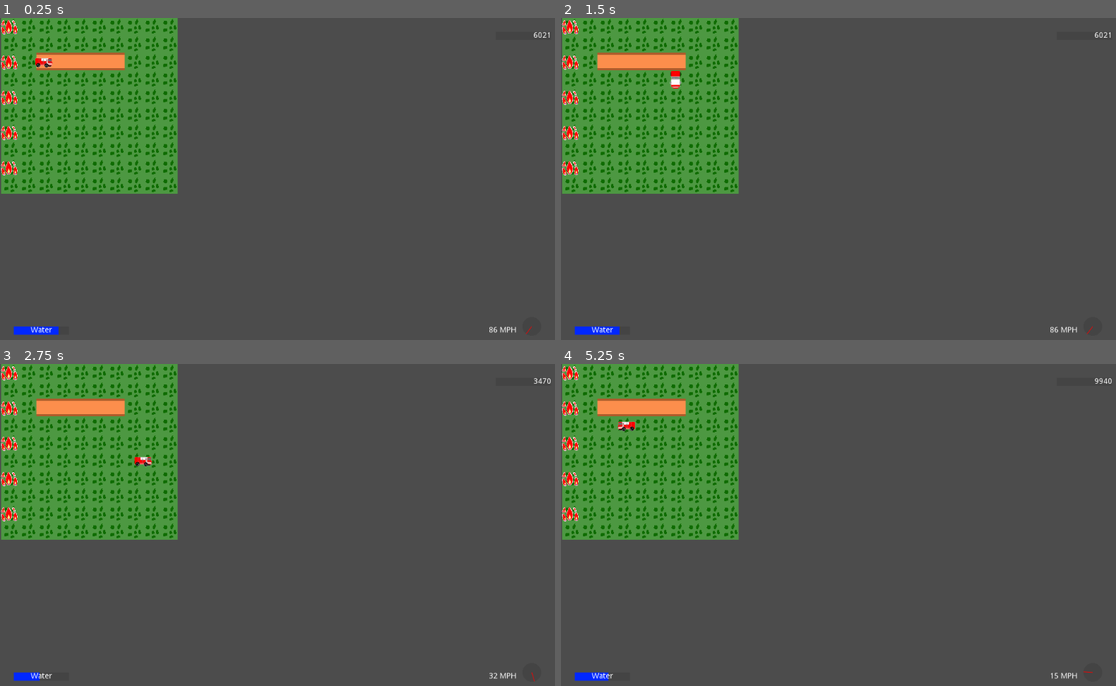
Above: before the commit, frames 1-4 (two rows, left to right).
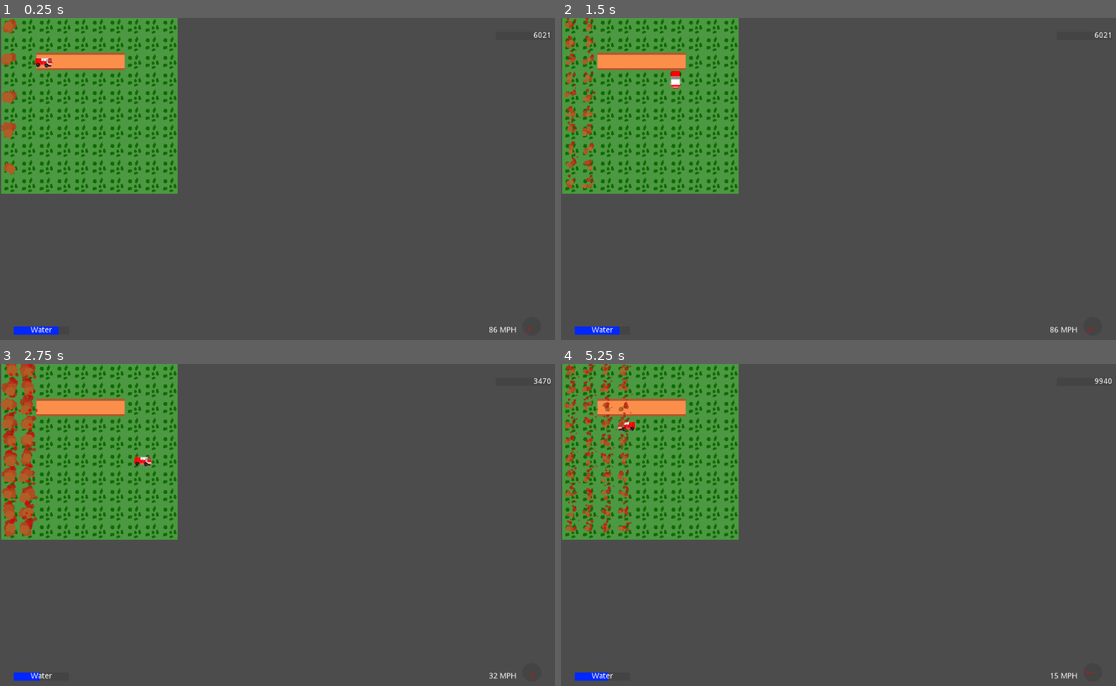
Above: after the commit, the same moments.

Repository: ConsoleCowboysInCyberspace/inferno
Game: Godot game, scene res://Scenes/main_level.tscn
The game is run twice, just before and just after one commit, with the same random seed, the same clock (stepped at 60 frames per second) and the same inputs. Before the commit the project starts from res://main_level.tscn.
Inputs (mouse positions are in pixels of both pictures, inside the frame that each line leads up to):
- Up to frame 1 (0.25 s): no input
- Up to frame 2 (1.5 s): move the mouse to (966, 166) at 0.52 s; hold D (truck_right) 0.53-1.28 s; click (966, 166) at 0.67 s; move the mouse to (733, 198) at 1.27 s; hold S (truck_down) from 1.28 s (still down)
- Up to frame 3 (2.75 s): move the mouse to (338, 457) at 2.02 s; release S (truck_down) at 2.03 s; hold D (truck_right) from 2.03 s (still down)
- Up to frame 4 (5.25 s): move the mouse to (816, 595) at 2.77 s; release D (truck_right) at 2.78 s; hold W (truck_up) 2.78-3.53 s; click (816, 595) at 2.92 s; move the mouse to (1010, 579) at 3.52 s; hold A (truck_left) 3.53-5.03 s; move the mouse to (672, 479) at 4.27 s; move the mouse to (871, 528) at 5.02 s; hold S (truck_down) from 5.03 s (still down); click (871, 528) at 5.17 s

The runs differ from the first frame. In frame 1, 0.6% of the frame differs, in the area x 0-4%, y 0-49%; in frame 2, 1.1%; in frame 3, 2.3%, in the area x 0-7%, y 0-54%; in frame 4, 1.9%.

Commit message:
fire is now placed in the world and spreading

Diff:
--- a/Scenes/Fire Truck.tscn
+++ b/Scenes/Fire Truck.tscn
@@ -8,14 +8,14 @@
 
 [sub_resource type="SpriteFrames" id=1]
 animations = [ {
+"frames": [ ExtResource( 4 ) ],
+"loop": true,
+"name": "left",
+"speed": 5.0
+}, {
 "frames": [ ExtResource( 3 ) ],
 "loop": true,
 "name": "right",
-"speed": 5.0
-}, {
-"frames": [ ExtResource( 4 ) ],
-"loop": true,
-"name": "left",
 "speed": 5.0
 }, {
 "frames": [ ExtResource( 2 ) ],
--- a/Scenes/GUI.tscn
+++ b/Scenes/GUI.tscn
@@ -106,7 +106,7 @@
 margin_bottom = 35.0
 rect_min_size = Vector2( 60, 15 )
 bbcode_text = "45 MPH"
-text = "999 MPH"
+text = "45 MPH"
 __meta__ = {
 "_edit_use_anchors_": false
 }
--- a/project.godot
+++ b/project.godot
@@ -21,7 +21,7 @@
 [application]
 
 config/name="Inferno"
-run/main_scene="res://main_level.tscn"
+run/main_scene="res://Scenes/main_level.tscn"
 config/icon="res://icon.png"
 
 [autoload]
--- a/scripts/Internal_Tile.gd
+++ b/scripts/Internal_Tile.gd
@@ -2,6 +2,7 @@
 class_name Internal_Tile
 
 enum TileType {TOWN, FOREST, WATER, ROAD, TRENCH}
+const maxFireLevel = 100
 
 var pos: Vector2
 var fireLevel: int = 0
@@ -16,28 +17,31 @@
 
 	match tileType:
 		"forest":
-			fireResistance = 0
+			fireResistance = 5
 			movementCost = 2
 			type = TileType.FOREST
 		"town":
-			fireResistance = 0
+			fireResistance = 5
 			movementCost = 1
 			type = TileType.TOWN
 		"water":
-			fireResistance = 0
+			fireResistance = 5
 			movementCost = -1 # tiles with negative movementCost can't be traversed
 			type = TileType.WATER
 		"road":
-			fireResistance = 0
+			fireResistance = 5
 			movementCost = 1
 			type = TileType.ROAD
 		"trench":
-			fireResistance = 0
+			fireResistance = 5
 			movementCost = 2
 			type = TileType.TRENCH
 
 func burn(burnLevel):
-	if fireResistance > burnLevel:
+	if fireResistance > burnLevel or fireLevel == maxFireLevel:
 		return
+
 	else:
 		fireLevel += burnLevel - fireResistance
+		if fireLevel > maxFireLevel:
+			fireLevel = maxFireLevel
--- a/scripts/TruckScript.gd
+++ b/scripts/TruckScript.gd
@@ -64,6 +64,6 @@
 
 # Checks if we can dig a trench at the given position in the tile grid
 # If we can, change the tile to a trench
-# func digTrench():
-# 	if tile_manager.getTile == Internal_Tile.TileType.FOREST
-# 		tiles[tilePos.y][tilePos.x] = Internal_Tile.new("trench")
+func digTrench():
+	if tile_manager.getTile(tilePos) == Internal_Tile.TileType.FOREST:
+		tile_manager.setTile(tilePos, "trench")
--- a/scripts/internal_tile_manager.gd
+++ b/scripts/internal_tile_manager.gd
@@ -1,12 +1,15 @@
 extends Node
 
 var worldMap : TileMap
+var fireMap : TileMap
+var truck
+var levelRoot
 var worldTileSetNameMap
 var tiles: Array = []
-var fireMap
-var fireParticles: Array = []
-var truck
+var fireTiles: Array = []
 var size: Vector2
+var fireParticleScene = preload("res://Scenes/Fire.tscn")
+var cellSize: Vector2
 
 var fireSpreadTime = 1 #timeInSeconds
 var timeUntilNextFireSpread = fireSpreadTime
@@ -20,7 +23,8 @@
 	return tiles[pos.y][pos.x]
 
 func setTile(pos: Vector2, type):
-	pass
+	tiles[pos.y][pos.x] = Internal_Tile.new(type)
+	worldMap.set_cellv(pos, worldTileSetNameMap)
 
 # Returns -1 for non-traversable tiles and out of bounds positions
 # Otherwise, returns the movementCost of the tile at the given position
@@ -30,7 +34,6 @@
 		return -1
 	else:
 		return tiles[pos.y][pos.x].movementCost
-
 
 func tileInBounds(tilePos):
 	return worldMap.get_cellv(tilePos) != TileMap.INVALID_CELL
@@ -69,23 +72,34 @@
 		tileNameMap.append(tileMap.tile_set.tile_get_name(id))
 	return tileNameMap
 
-func customInit(size):
+func makeNewFireInstance(pos):
+	var newFire = fireParticleScene.instance()
+	newFire.set_name("fire" + str(pos.x) + ", " + str(pos.y))
+	levelRoot.add_child(newFire)
+	newFire.position = tileToWorld(pos)
+	return newFire
+
+func customInit():
 	worldTileSetNameMap = generateTileIDMap(worldMap)
-	self.size = size
+	fireMap.visible = false
 
 	for y in range(size.y):
 		var row = []
+		var fireRow = []
 		for x in range(size.x):
 			var pos = Vector2(x,y)
 			var tile = getInternalTile(worldMap, pos, worldTileSetNameMap)
+			var fire = null
 			if fireMap.get_cellv(pos) != -1:
 				tile.fireLevel = 100 #todo set this to max
+				fire = makeNewFireInstance(pos)
 			row.append(tile)
+			fireRow.append(fire)
 		tiles.append(row)
+		fireTiles.append(fireRow)
 	truck.customInit()
 
 func fireSpread():
-
 	var burnLevelsArr = [] #2d arr
 	for y in range(size.y):
 		var row = []
@@ -112,16 +126,20 @@
 			neighbors.append(pos + potentialNeighbor)
 
 	var tileToBurn = neighbors[rand_range(0, len(neighbors))]
-	burnLevelsArr[tileToBurn.y][tileToBurn.x] += fireLevel
-
-
-func updateTiles():
-	pass
+	burnLevelsArr[tileToBurn.y][tileToBurn.x] += fireLevel/10
 
 func _physics_process(delta):
 	if timeUntilNextFireSpread <= 0:
 		fireSpread()
-		updateTiles()
 		timeUntilNextFireSpread = fireSpreadTime
 	else:
 		timeUntilNextFireSpread -= delta
+
+func _process(delta):
+	for y in range(size.y):
+		for x in range(size.x):
+			var tile = tiles[y][x]
+			if tile.fireLevel > 0:
+				if !fireTiles[y][x]:
+					fireTiles[y][x] = makeNewFireInstance(Vector2(x,y))
+				fireTiles[y][x].get_process_material().scale = (tile.fireLevel/float(Internal_Tile.maxFireLevel)) * 2
--- a/scripts/main_level.gd
+++ b/scripts/main_level.gd
@@ -10,9 +10,9 @@
 	tile_manager.worldMap = worldMap
 	tile_manager.fireMap = fireMap
 	tile_manager.truck = truck
-	tile_manager.customInit(size)
-
-
+	tile_manager.levelRoot = self
+	tile_manager.size = size
+	tile_manager.customInit()
 
 # Called every frame. 'delta' is the elapsed time since the previous frame.
 func _process(delta):
Not shown: 6 places in Scenes/GUI.tscn that only renumber resources
Renamed: main_level.tscn -> Scenes/main_level.tscn
